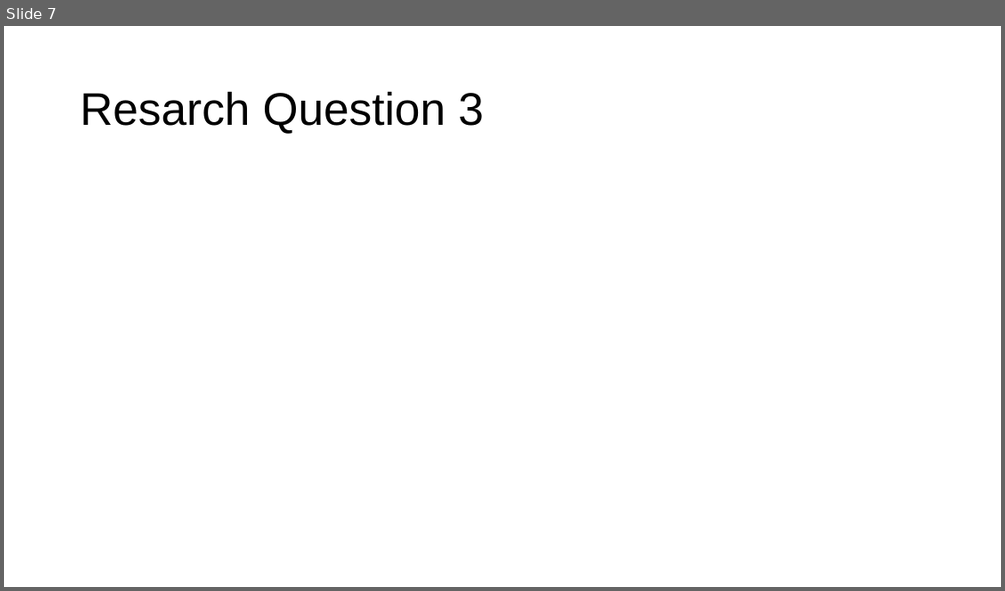
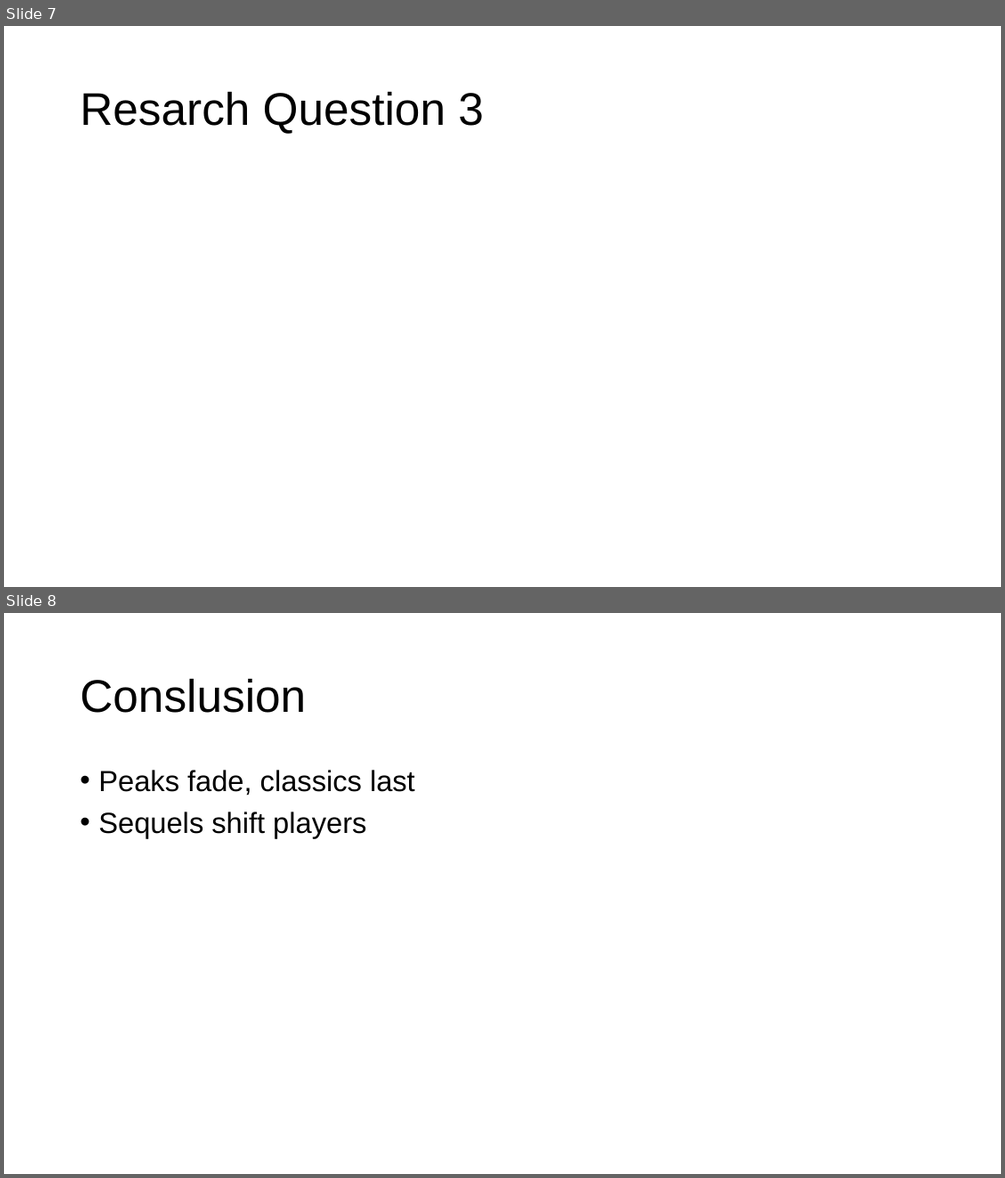
Before and after one commit to ClemensGugerbauer/ki-miniproject-steam, a slide deck: Presentation.pptx. Shown one above the other, each under a label of ours: slide 7 before the commit, slides 7 and 8 after it. The pictures are 1005x591 and 1005x1178 pixels, drawn with LibreOffice and Linux fonts; fonts in the diff are those of the drawing. Boxes give left, top, right and bottom in pixels: in the first picture for what was removed or moved away, otherwise in the second. Text is boxed around its words. In the diff, an @@ line names an element or a change of style, - is before the commit and + after.

```diff
--- a/Presentation.pptx
+++ b/Presentation.pptx
@@ slide 8 added at bbox=[4, 613, 1001, 1174], background #FFFFFF @@
@@ title added at bbox=[80, 678, 306, 713], 44 pt, text #000000 @@
+Conslusion
@@ text added at bbox=[98, 770, 415, 838], 28 pt, text #000000 @@
+• Peaks fade, classics last
+• Sequels shift players
```
Also in this commit, not shown: 2 slides changed, 2 other slides added, 3 slides removed, 4 other files.
